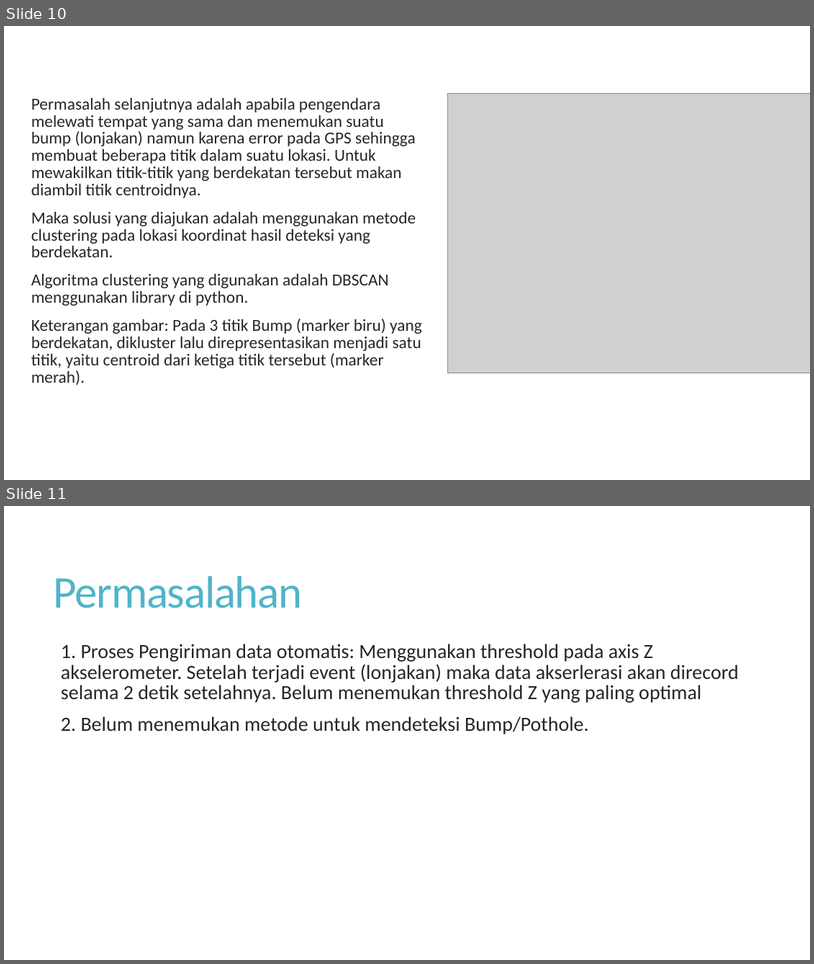
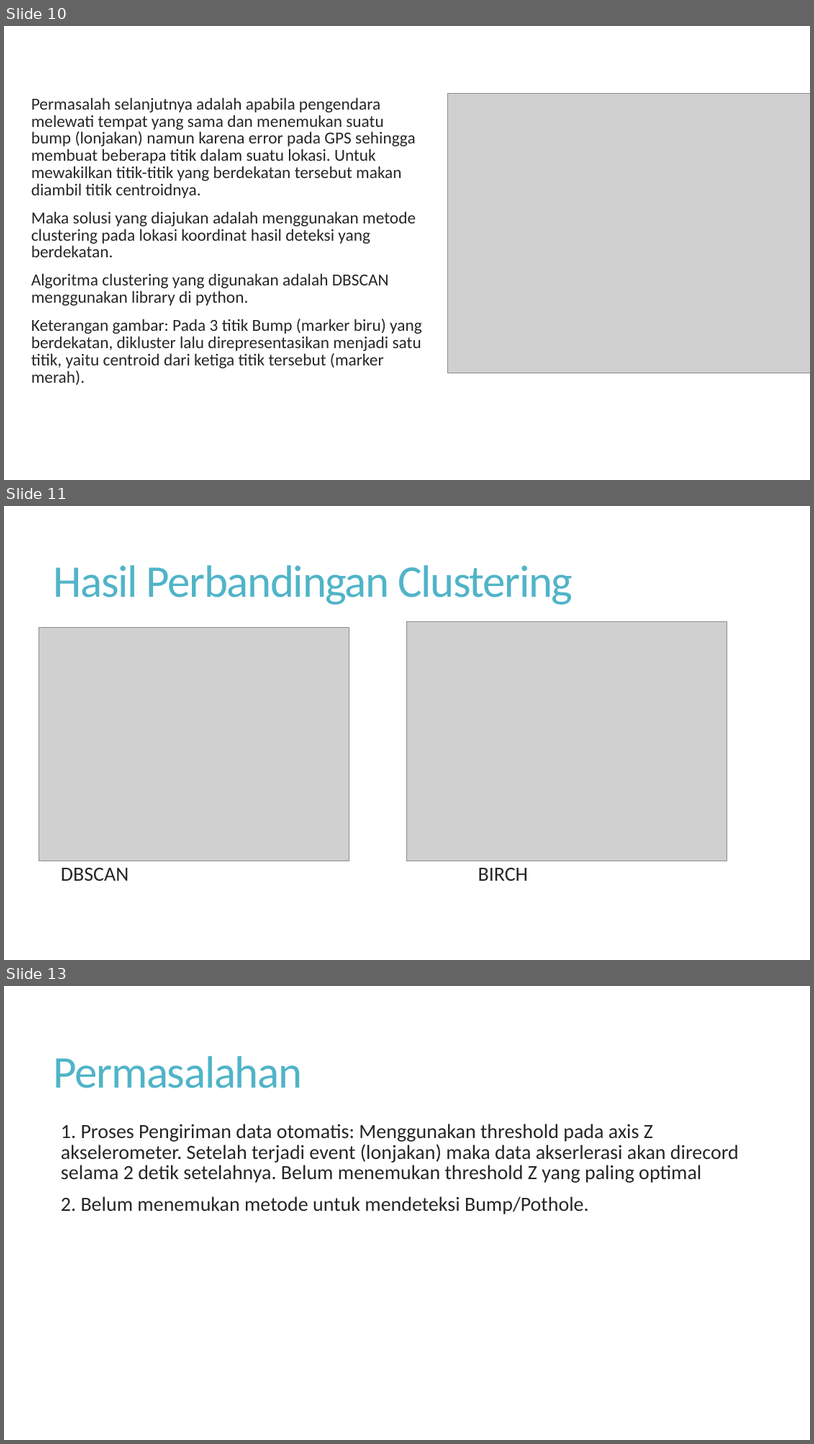
Before and after one commit to otnielyehezkiel/tugas_akhir, a slide deck: Reference TA/Buku TA/Progress TA.pptx. Shown one above the other, each under a label of ours: slides 10 and 11 before the commit, slides 10, 11 and 13 after it; the slides between them are not shown. The pictures are 814x964 and 814x1444 pixels, drawn with LibreOffice and Linux fonts; fonts in the diff are those of the drawing; grey boxes stand for pictures. Boxes give left, top, right and bottom in pixels: in the first picture for what was removed or moved away, otherwise in the second. Text is boxed around its words. In the diff, an @@ line names an element or a change of style, - is before the commit and + after.

```diff
--- a/Reference TA/Buku TA/Progress TA.pptx
+++ b/Reference TA/Buku TA/Progress TA.pptx
@@ slide 11 added at (4,506,810,960), background #FFFFFF @@
@@ title added at (54,565,573,605), 54 pt, text #50B4C8 @@
+Hasil Perbandingan Clustering
@@ picture added at (39,627,350,861) @@
@@ picture added at (407,621,728,861) @@
@@ text added at (61,867,529,880), 24 pt, text #262626 @@
+  DBSCAN BIRCH
@@ what was slide 11 is now slide 13 @@
```
Also in this commit, not shown: 1 other slide added, 11 other files.
